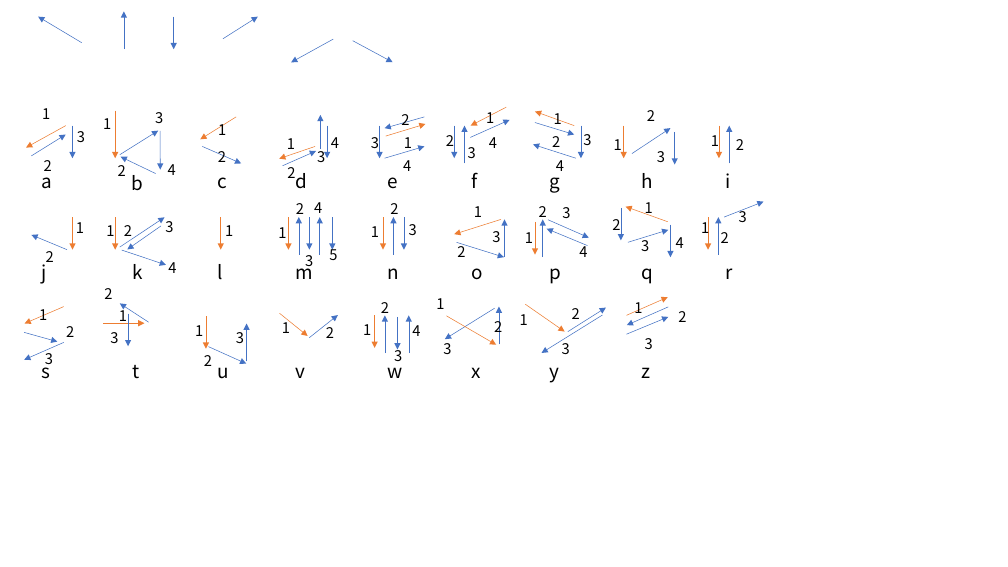
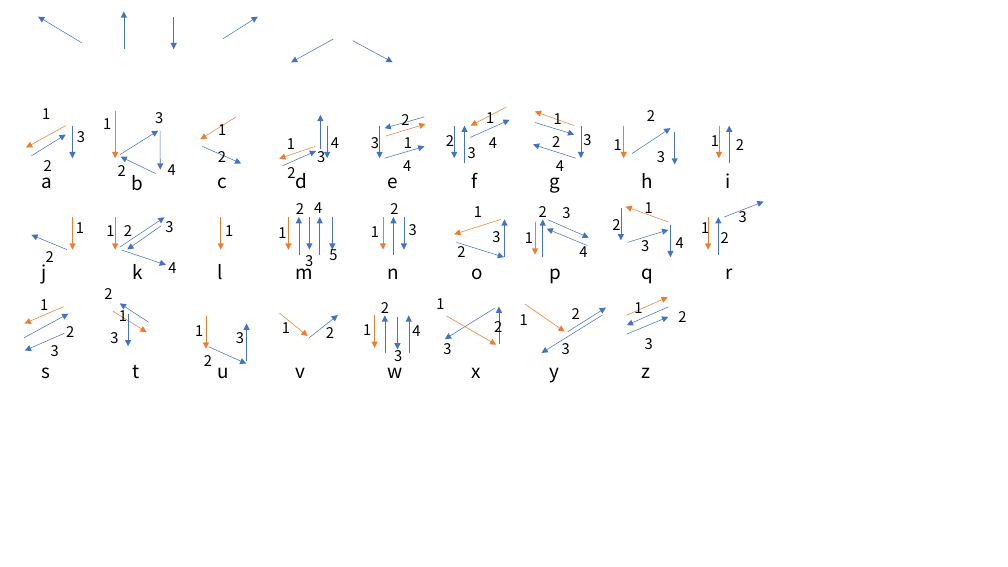
Before and after one commit to Derican/FingertipGesture, a slide deck: slide 2 of directions.pptx. Drawn at 1008x567 pixels with LibreOffice and Linux fonts; fonts in the diff are those of the drawing. Boxes give left, top, right and bottom in pixels: in the first picture for what was removed or moved away, otherwise in the second. Text is boxed around its words. In the diff, an @@ line names an element or a change of style, - is before the commit and + after.

```diff
--- a/directions.pptx
+++ b/directions.pptx
@@ text "1" rewrapped from (39, 309, 47, 320) to (40, 299, 48, 315) @@
@@ arrow moved from (24, 333) - (57, 342) to (24, 338) - (69, 314) @@
@@ arrow moved from (103, 324) - (144, 324) to (113, 312) - (147, 332) @@
@@ arrow moved from (64, 343) - (24, 360) to (64, 333) - (25, 351) @@
@@ text "3" rewrapped from (45, 349, 53, 368) to (51, 345, 59, 356) @@
```
Also in this commit, not shown: 1 other file.
